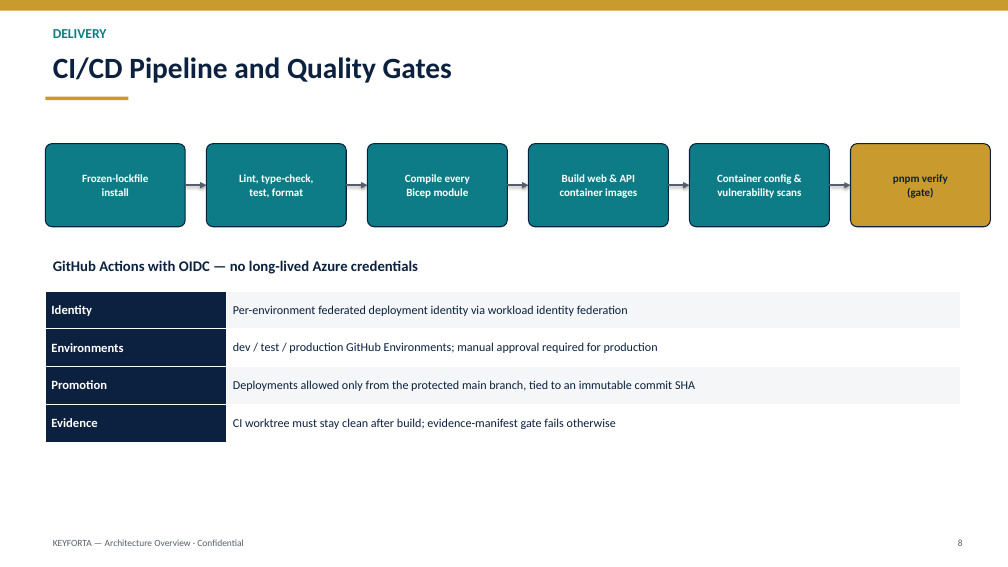
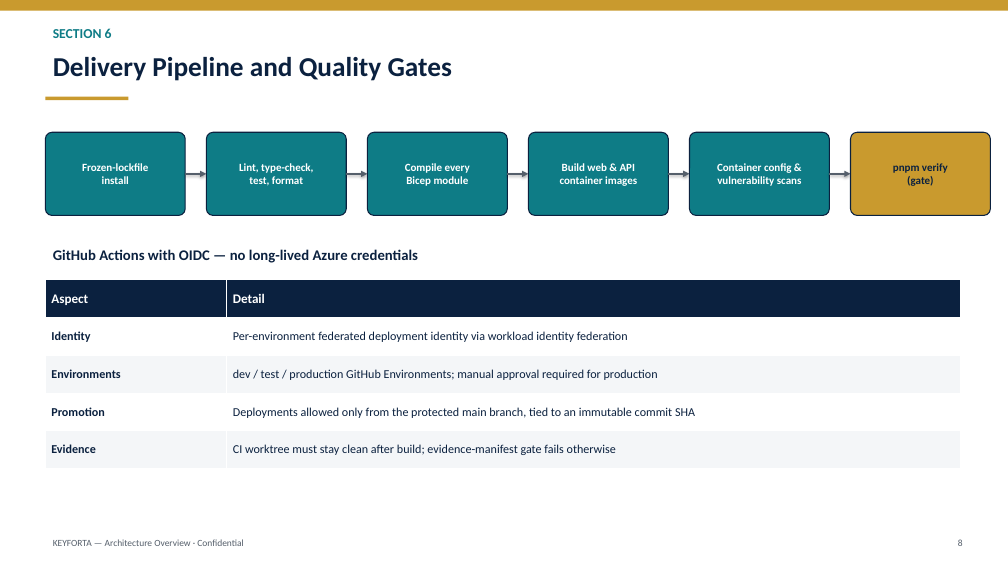
Before and after one commit to keyforta/keyforta-property, a slide deck: slide 8 of docs/architecture/presentations/keyforta-architecture-overview.pptx. Drawn at 1008x567 pixels with LibreOffice and Linux fonts; fonts in the diff are those of the drawing. Boxes give left, top, right and bottom in pixels: in the first picture for what was removed or moved away, otherwise in the second. Text is boxed around its words. In the diff, an @@ line names an element or a change of style, - is before the commit and + after.

```diff
--- a/docs/architecture/presentations/keyforta-architecture-overview.pptx
+++ b/docs/architecture/presentations/keyforta-architecture-overview.pptx
@@ text at box(53, 28, 112, 38): text changed @@
-DELIVERY
+SECTION 6
@@ text at box(53, 57, 452, 81): text changed; size 28 to 26 pt @@
-CI/CD Pipeline and Quality Gates
+Delivery Pipeline and Quality Gates
@@ 7 texts, 6 rounded rectangles, 5 elbow arrows: place and size @@
-7 texts, 6 rounded rectangles, 5 elbow arrows at box(45, 144, 991, 274)
+7 texts, 6 rounded rectangles, 5 elbow arrows at box(45, 132, 991, 263)
@@ table at box(45, 280, 960, 469) @@
+row 1: Aspect | Detail
@@ table: place and size @@
-table at box(45, 291, 960, 442)
+table at box(45, 280, 960, 469)
```
Also in this commit, not shown: 9 other slides changed, 3 slides added, 1 other file.
